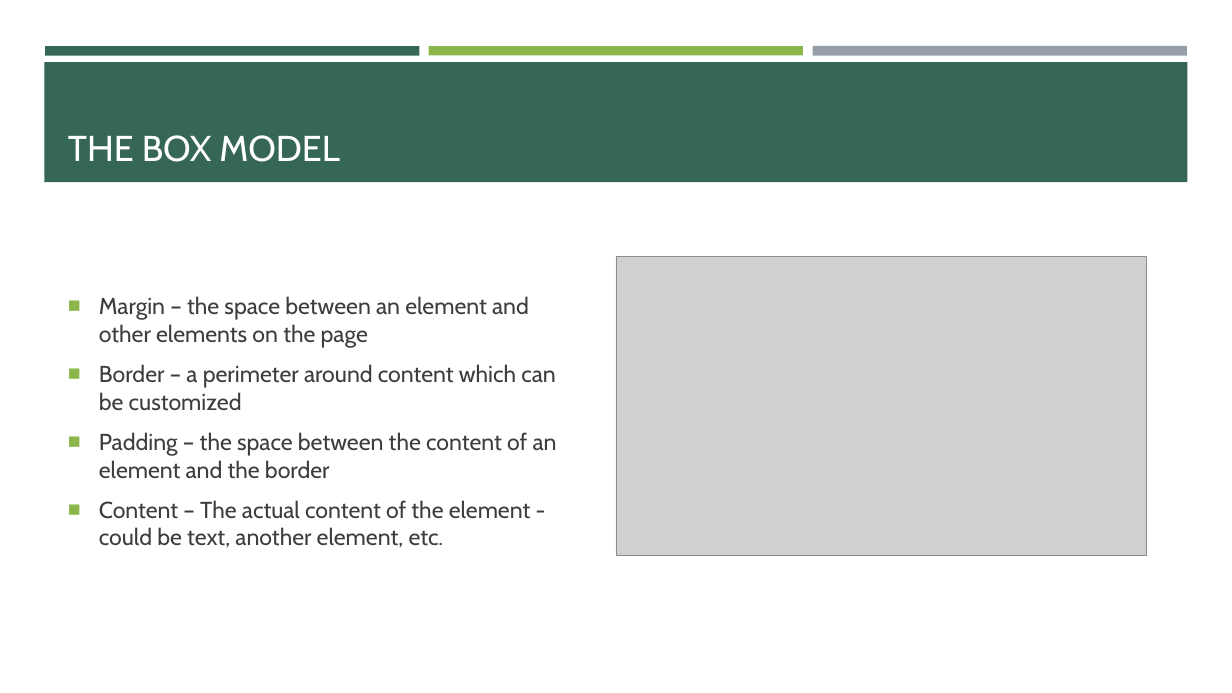
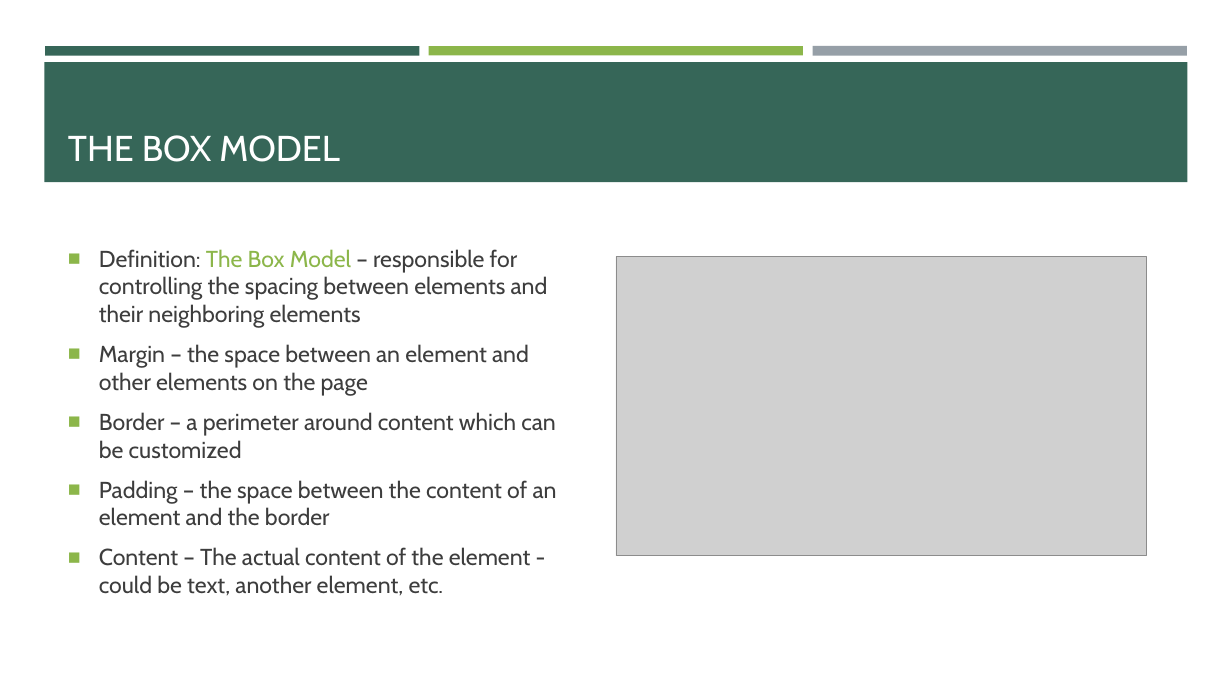
Before and after one commit to e-m-wilson/SNOW, a slide deck: slide 33 of Week_1/003-HTML_&_CSS/HTML-CSS.pptx. Drawn at 1232x693 pixels with LibreOffice and Linux fonts; fonts in the diff are those of the drawing; grey boxes stand for pictures. Boxes give left, top, right and bottom in pixels: in the first picture for what was removed or moved away, otherwise in the second. Text is boxed around its words. In the diff, an @@ line names an element or a change of style, - is before the commit and + after.

```diff
--- a/Week_1/003-HTML_&_CSS/HTML-CSS.pptx
+++ b/Week_1/003-HTML_&_CSS/HTML-CSS.pptx
@@ text at (99, 249, 548, 328): paragraph added @@
+■ Definition: The Box Model – responsible for controlling the spacing between elements and their neighboring elements
```
Also in this commit, not shown: 2 other slides changed, 1 slide added, 3 other files.
